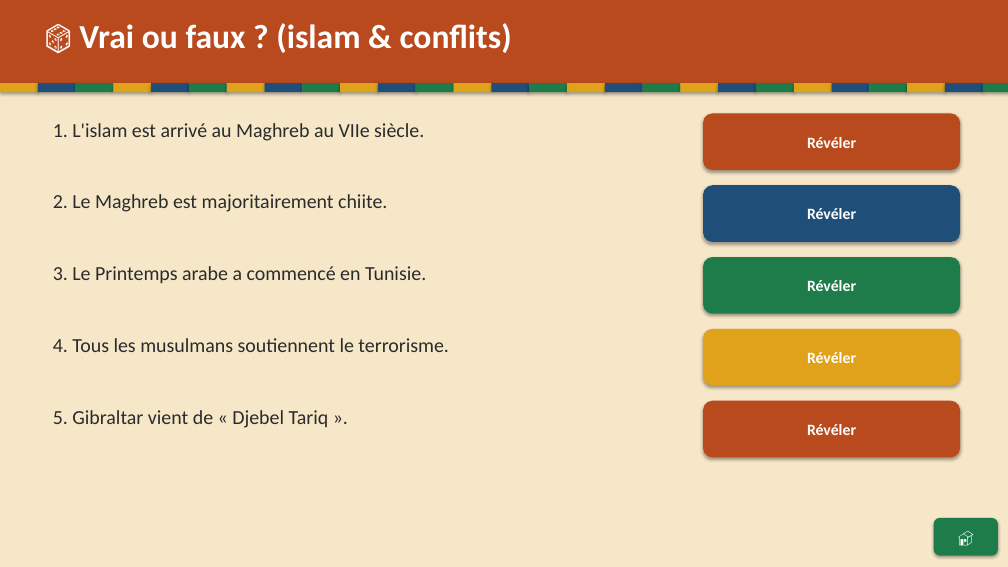
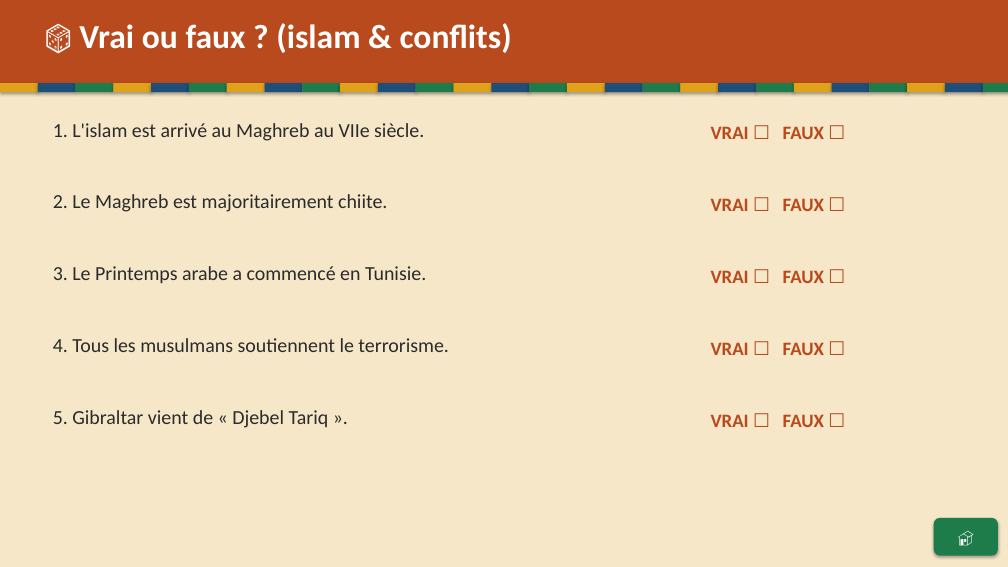
Before and after one commit to Paquereauman/Paquereauman, a slide deck: slide 68 of maghreb/maghreb-interactif.pptx (slide 96 before the commit). Drawn at 1008x567 pixels with LibreOffice and Linux fonts; fonts in the diff are those of the drawing. Boxes give left, top, right and bottom in pixels: in the first picture for what was removed or moved away, otherwise in the second. Text is boxed around its words. In the diff, an @@ line names an element or a change of style, - is before the commit and + after.

```diff
--- a/maghreb/maghreb-interactif.pptx
+++ b/maghreb/maghreb-interactif.pptx
@@ text "VRAI ☐ FAUX ☐": place and size @@
-text "VRAI ☐ FAUX ☐" at bbox=[703, 113, 960, 170]
+text "VRAI ☐ FAUX ☐" at bbox=[711, 126, 824, 139]
@@ text "VRAI ☐ FAUX ☐" at bbox=[711, 126, 824, 139]: vertical alignment middle to top; fill #B84A1E to none; shadow off @@
@@ text at bbox=[711, 126, 824, 139]: text changed; size 15 to 18 pt; text colour #FFFFFF to #B84A1E @@
-Révéler
+VRAI ☐ FAUX ☐
@@ text "VRAI ☐ FAUX ☐": place and size @@
-text "VRAI ☐ FAUX ☐" at bbox=[703, 185, 960, 242]
+text "VRAI ☐ FAUX ☐" at bbox=[711, 198, 824, 211]
@@ text "VRAI ☐ FAUX ☐" at bbox=[711, 198, 824, 211]: vertical alignment middle to top; fill #1F4E79 to none; shadow off @@
@@ text at bbox=[711, 198, 824, 211]: text changed; size 15 to 18 pt; text colour #FFFFFF to #B84A1E @@
-Révéler
+VRAI ☐ FAUX ☐
@@ text "VRAI ☐ FAUX ☐": place and size @@
-text "VRAI ☐ FAUX ☐" at bbox=[703, 257, 960, 314]
+text "VRAI ☐ FAUX ☐" at bbox=[711, 270, 824, 283]
@@ text "VRAI ☐ FAUX ☐" at bbox=[711, 270, 824, 283]: vertical alignment middle to top; fill #1E7B4A to none; shadow off @@
@@ text at bbox=[711, 270, 824, 283]: text changed; size 15 to 18 pt; text colour #FFFFFF to #B84A1E @@
-Révéler
+VRAI ☐ FAUX ☐
@@ text "VRAI ☐ FAUX ☐": place and size @@
-text "VRAI ☐ FAUX ☐" at bbox=[703, 329, 960, 386]
+text "VRAI ☐ FAUX ☐" at bbox=[711, 342, 824, 355]
@@ text "VRAI ☐ FAUX ☐" at bbox=[711, 342, 824, 355]: vertical alignment middle to top; fill #E0A11B to none; shadow off @@
@@ text at bbox=[711, 342, 824, 355]: text changed; size 15 to 18 pt; text colour #FFFFFF to #B84A1E @@
-Révéler
+VRAI ☐ FAUX ☐
@@ text "VRAI ☐ FAUX ☐" at bbox=[711, 414, 824, 427]: vertical alignment middle to top; fill #B84A1E to none; shadow off @@
@@ text "VRAI ☐ FAUX ☐": place and size @@
-text "VRAI ☐ FAUX ☐" at bbox=[703, 401, 960, 457]
+text "VRAI ☐ FAUX ☐" at bbox=[711, 414, 824, 427]
@@ text at bbox=[711, 414, 824, 427]: text changed; size 15 to 18 pt; text colour #FFFFFF to #B84A1E @@
-Révéler
+VRAI ☐ FAUX ☐
```
Also in this commit, not shown: 17 other slides changed, 57 slides removed, 1 other file.
